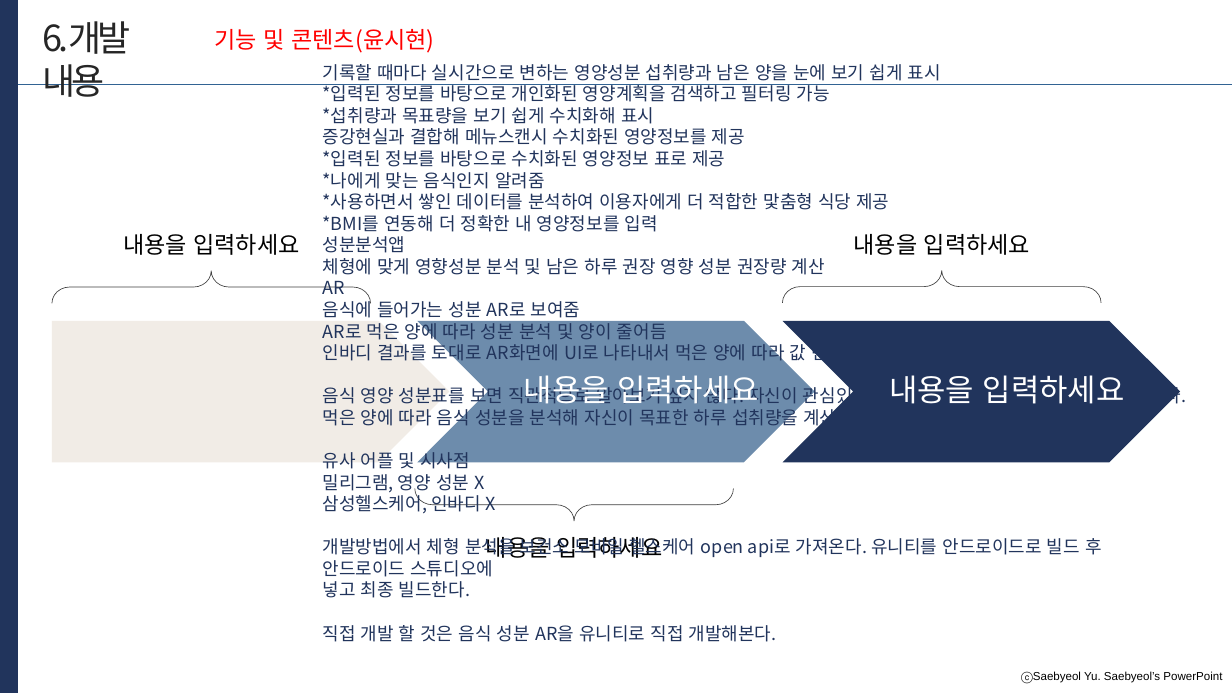
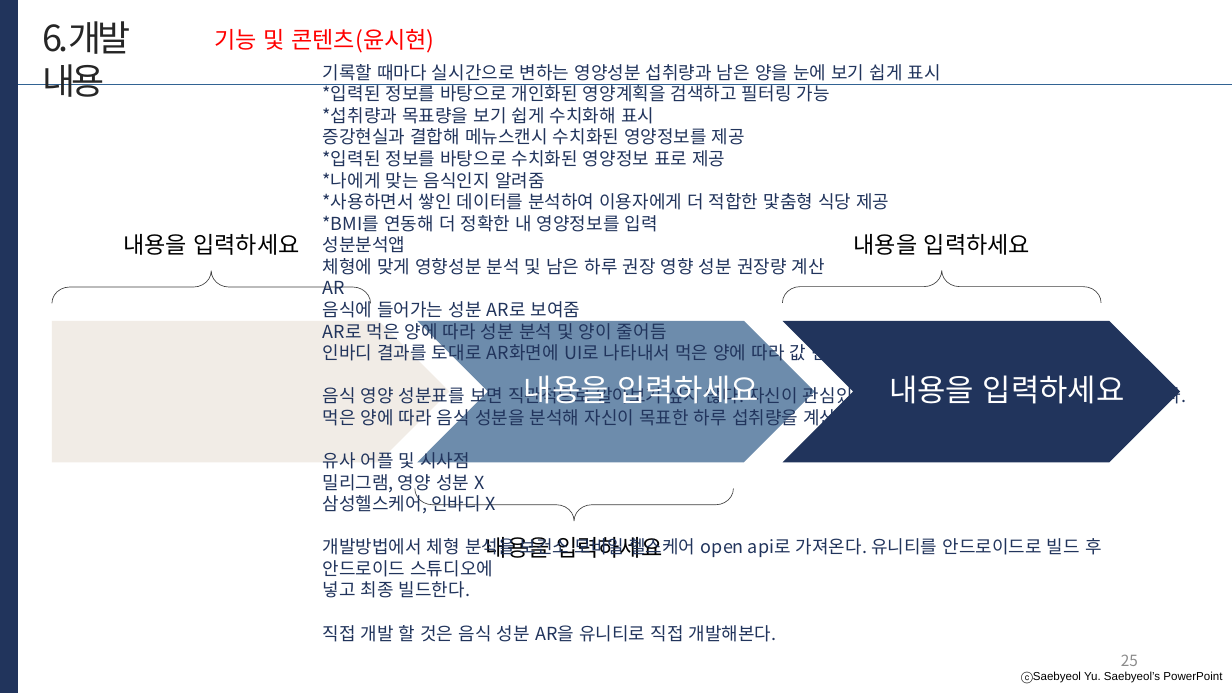
Before and after one commit to developerYHLee/University_Homework, a slide deck: slide 25 of 기말과제.pptx. Drawn at 1232x693 pixels with LibreOffice and Linux fonts; fonts in the diff are those of the drawing. Boxes give left, top, right and bottom in pixels: in the first picture for what was removed or moved away, otherwise in the second. Text is boxed around its words. In the diff, an @@ line names an element or a change of style, - is before the commit and + after.

```diff
--- a/기말과제.pptx
+++ b/기말과제.pptx
@@ page number added at (1121, 654, 1138, 666), 12 pt, text #8C8C8C @@
+25
```
Also in this commit, not shown: 2 other slides changed.
